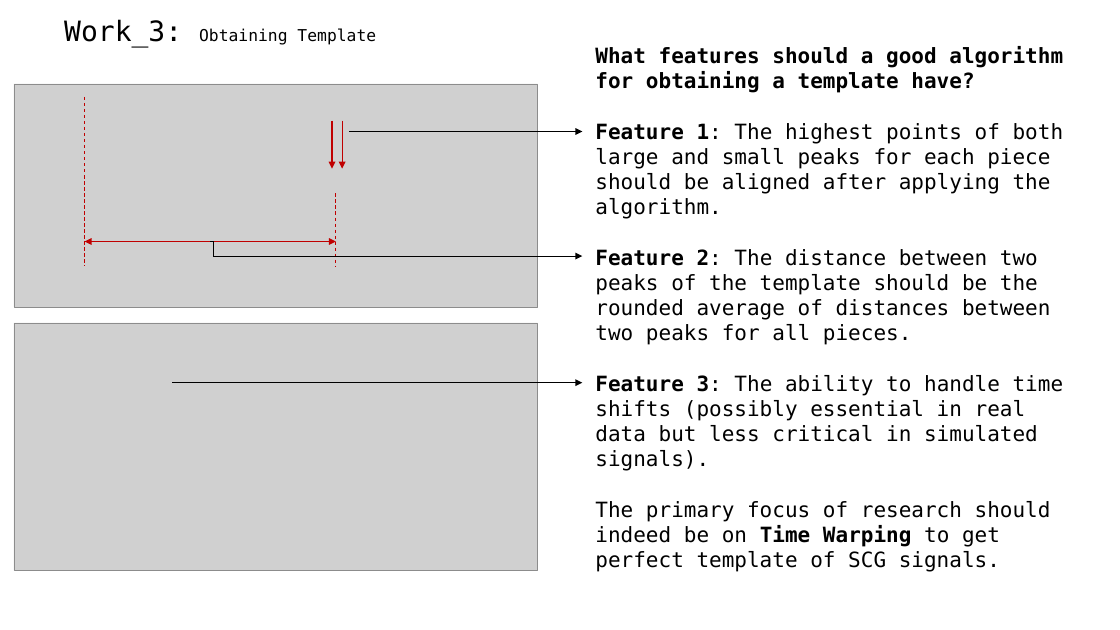
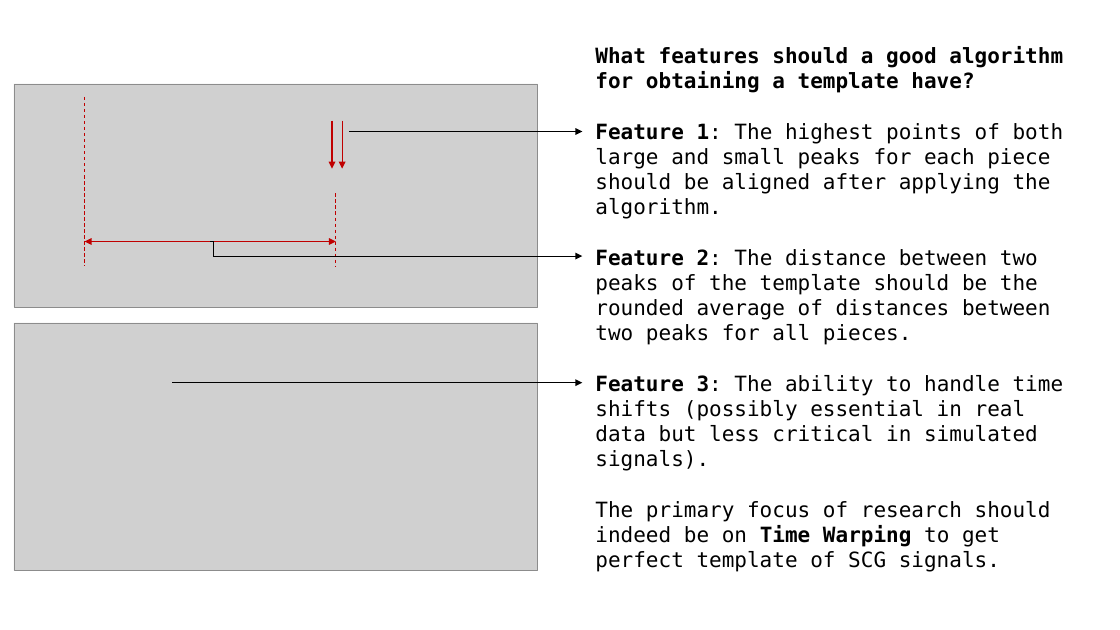
Before and after one commit to A-Big-Tortoise/Presentation, a slide deck: slide 5 of Presentation_1106_JiayuChen.pptx (slide 18 before the commit). Drawn at 1120x630 pixels with LibreOffice and Linux fonts; fonts in the diff are those of the drawing; grey boxes stand for pictures. Boxes give left, top, right and bottom in pixels: in the first picture for what was removed or moved away, otherwise in the second. Text is boxed around its words. In the diff, an @@ line names an element or a change of style, - is before the commit and + after.

```diff
--- a/Presentation_1106_JiayuChen.pptx
+++ b/Presentation_1106_JiayuChen.pptx
@@ text removed at (64,19,376,48) @@
-Work_3: Obtaining Template
```
Also in this commit, not shown: 11 other slides changed, 4 slides added, 7 slides removed.
